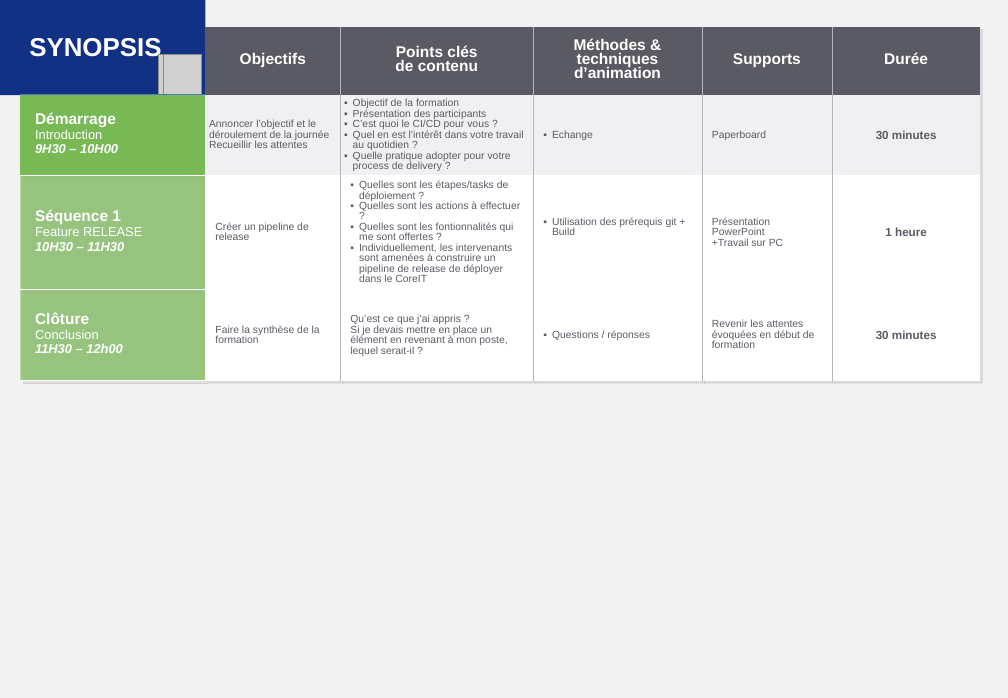
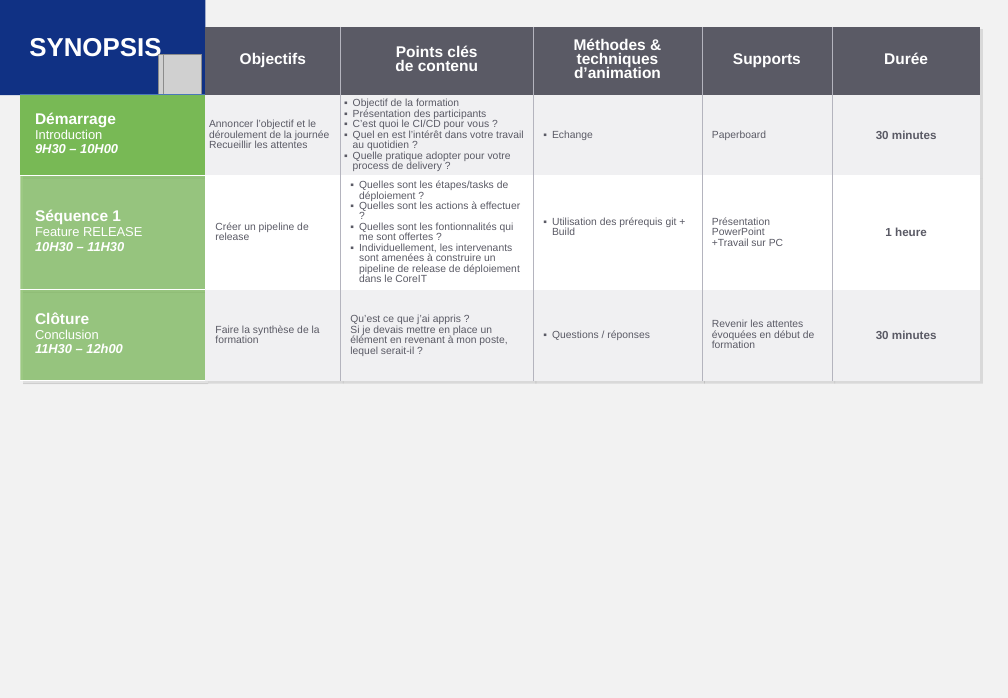
Before and after one commit to kmahmou/passion, a slide deck: slide 2 of docs/ppt/vsts_session_2.pptx. Drawn at 1008x698 pixels with LibreOffice and Linux fonts; fonts in the diff are those of the drawing; grey boxes stand for pictures. Boxes give left, top, right and bottom in pixels: in the first picture for what was removed or moved away, otherwise in the second. Text is boxed around its words. In the diff, an @@ line names an element or a change of style, - is before the commit and + after.

```diff
--- a/docs/ppt/vsts_session_2.pptx
+++ b/docs/ppt/vsts_session_2.pptx
@@ table at [20, 27, 980, 388] @@
-row 3, column 3: Quelles sont les étapes/tasks de déploiement ? / Quelles sont les actions à effectuer ? / Quelles sont les fontionnalités qui me sont offertes ? / Individuellement, les intervenants sont amenées à construire un pipeline de release de déployer dans le CoreIT
+row 3, column 3: Quelles sont les étapes/tasks de déploiement ? / Quelles sont les actions à effectuer ? / Quelles sont les fontionnalités qui me sont offertes ? / Individuellement, les intervenants sont amenées à construire un pipeline de release de déploiement dans le CoreIT
@@ fill #FFFFFF to #F0F0F2 in 5 cells @@
```
Also in this commit, not shown: 10 other slides changed, 1 other file.
